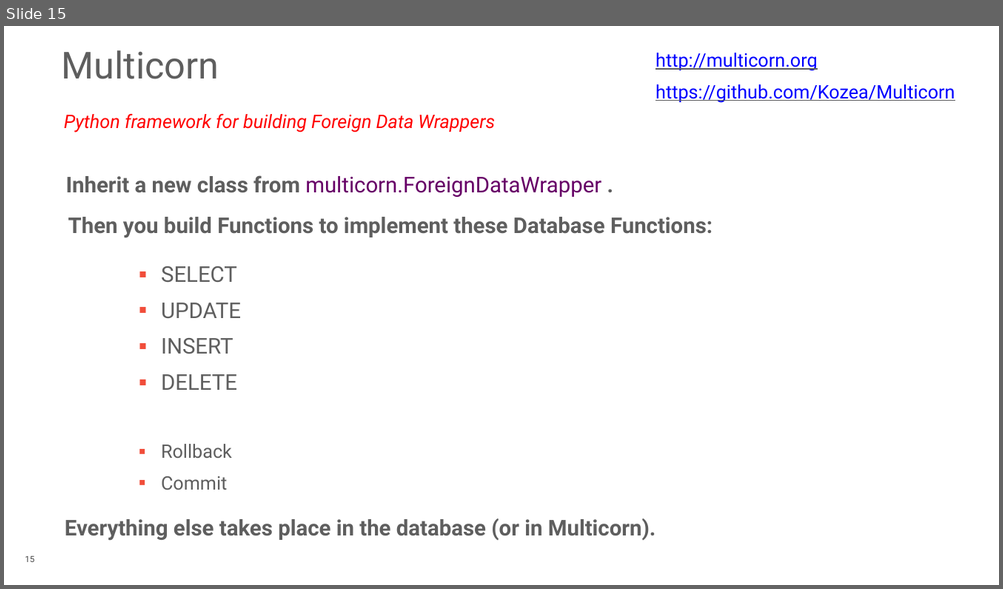
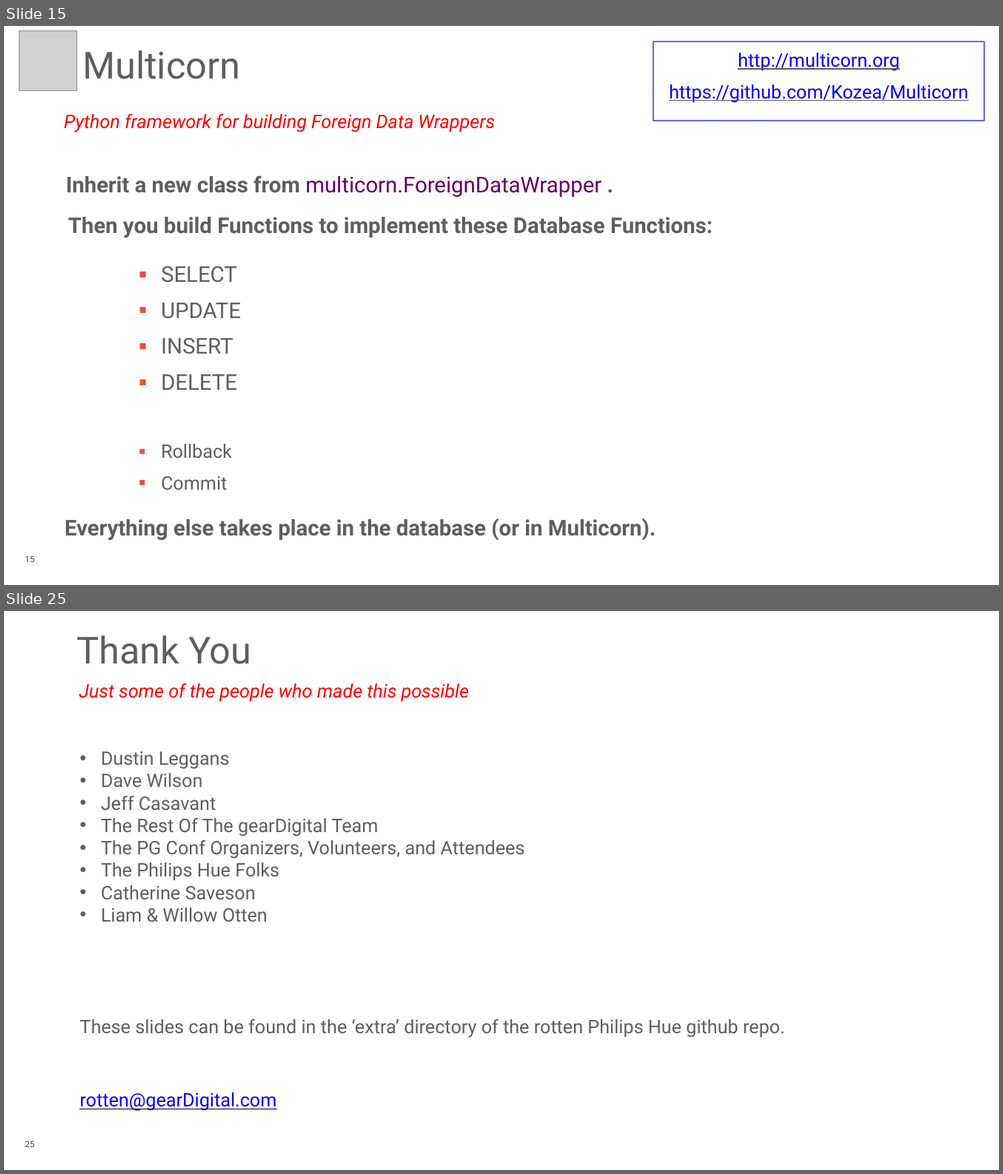
Before and after one commit to rotten/hue-multicorn-postgresql-fdw, a slide deck: extra/Database_Of_Things_PGConf_US_2015.pptx. Shown one above the other, each under a label of ours: slide 15 before the commit, slides 15 and 25 after it; the slides between them are not shown. The pictures are 1003x589 and 1003x1174 pixels, drawn with LibreOffice and Linux fonts; fonts in the diff are those of the drawing; grey boxes stand for pictures; background and template pictures are left out. Boxes give left, top, right and bottom in pixels: in the first picture for what was removed or moved away, otherwise in the second. Text is boxed around its words. In the diff, an @@ line names an element or a change of style, - is before the commit and + after.

```diff
--- a/extra/Database_Of_Things_PGConf_US_2015.pptx
+++ b/extra/Database_Of_Things_PGConf_US_2015.pptx
@@ slide 25 added at (4, 611, 999, 1170), background #FFFFFF @@
@@ title added at (77, 635, 251, 664), 48 pt, text #5E5E5E @@
+Thank You
@@ text added at (79, 684, 469, 701), 24 pt, text #FF0000, italic @@
+Just some of the people who made this possible
@@ text added at (101, 752, 525, 922), 24 pt, text #5E5E5E @@
+• Dustin Leggans
+• Dave Wilson
+• Jeff Casavant
+• The Rest Of The gearDigital Team
+• The PG Conf Organizers, Volunteers, and Attendees
+• The Philips Hue Folks
+• Catherine Saveson
+• Liam & Willow Otten
@@ text added at (79, 1019, 785, 1038), 24 pt, text #5E5E5E @@
+These slides can be found in the ‘extra’ directory of the rotten Philips Hue github repo.
@@ text added at (79, 1093, 276, 1111), 24 pt, text #0000FF, underline @@
+rotten@gearDigital.com
@@ page number added at (25, 1141, 34, 1147), 11 pt, text #444444 @@
+25
@@ slide 15 changed as well @@
@@ picture added at (19, 31, 77, 90) @@
@@ title "Multicorn": place and size @@
-title "Multicorn" at (62, 50, 219, 79)
+title "Multicorn" at (82, 50, 240, 79)
@@ text "http://multicorn.org": place and size @@
-text "http://multicorn.org" at (655, 53, 954, 103)
+text "http://multicorn.org" at (653, 42, 984, 121)
@@ text "http://multicorn.org" at (653, 42, 984, 121): alignment left to centre; fill none to #FFFFFF; outline none to #6565FF 1 pt @@
```
Also in this commit, not shown: 4 other slides changed, 9 other slides added, 1 slide removed, 5 other files.
